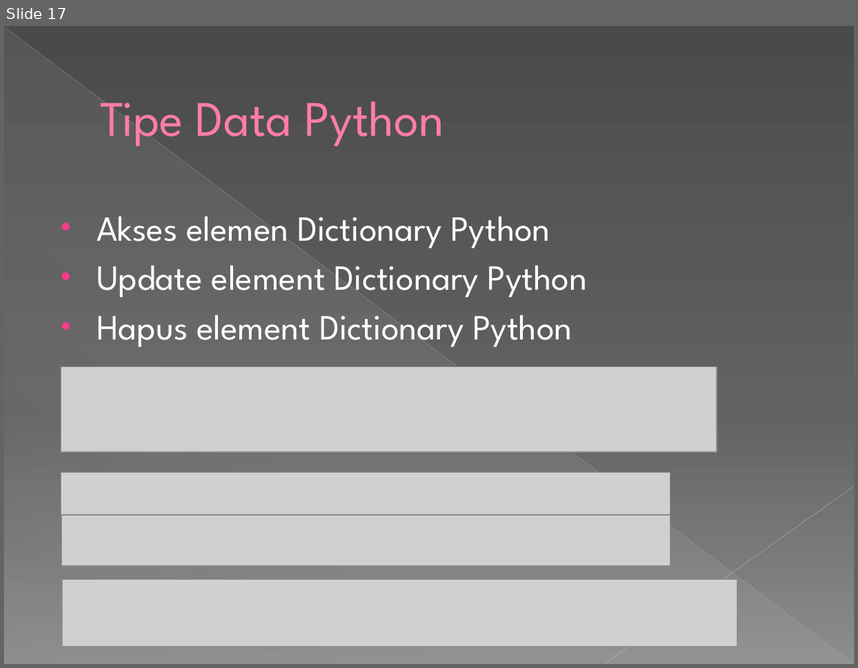
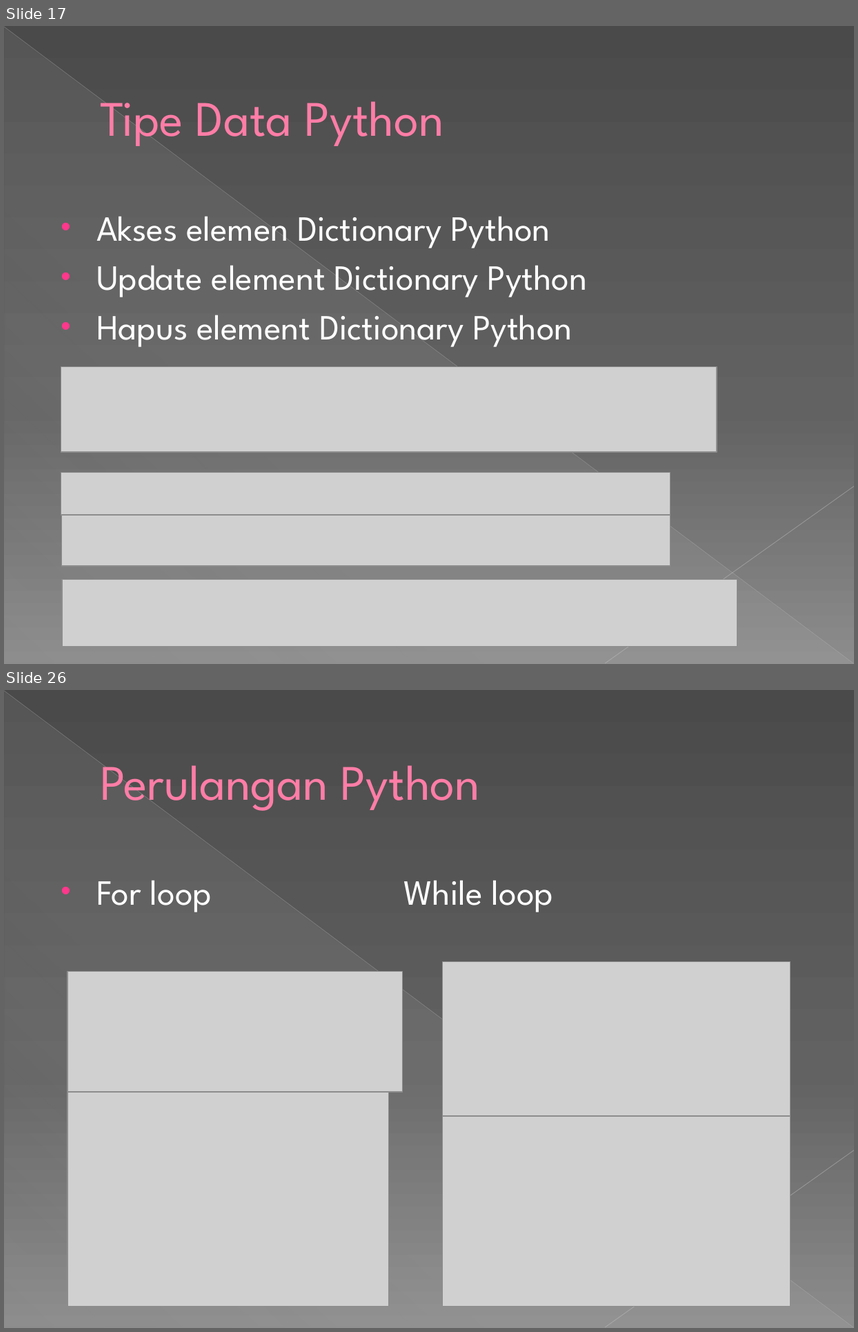
Before and after one commit to IrfanFadhilah48/Deep-Learning, a slide deck: DEEP LEARNING 1.pptx. Shown one above the other, each under a label of ours: slide 17 before the commit, slides 17 and 26 after it; the slides between them are not shown. The pictures are 858x668 and 858x1332 pixels, drawn with LibreOffice and Linux fonts; fonts in the diff are those of the drawing; grey boxes stand for pictures. Boxes give left, top, right and bottom in pixels: in the first picture for what was removed or moved away, otherwise in the second. Text is boxed around its words. In the diff, an @@ line names an element or a change of style, - is before the commit and + after.

```diff
--- a/DEEP LEARNING 1.pptx
+++ b/DEEP LEARNING 1.pptx
@@ slide 26 added at box(4, 690, 854, 1328), background gradient #4A4A4A to #626262 to #8C8C8C; not listed: 3 template elements that a slide beside it also shows @@
@@ title added at box(100, 765, 480, 811), 42 pt, text #FF7DA7 @@
+Perulangan Python
@@ text added at box(96, 880, 553, 912), 30 pt, text #FFFFFF @@
+• For loop While loop
@@ picture added at box(67, 972, 403, 1092) @@
@@ picture added at box(443, 961, 791, 1116) @@
@@ picture added at box(67, 1092, 389, 1306) @@
@@ picture added at box(443, 1116, 791, 1306) @@
```
Also in this commit, not shown: 1 slide changed, 8 other slides added.
